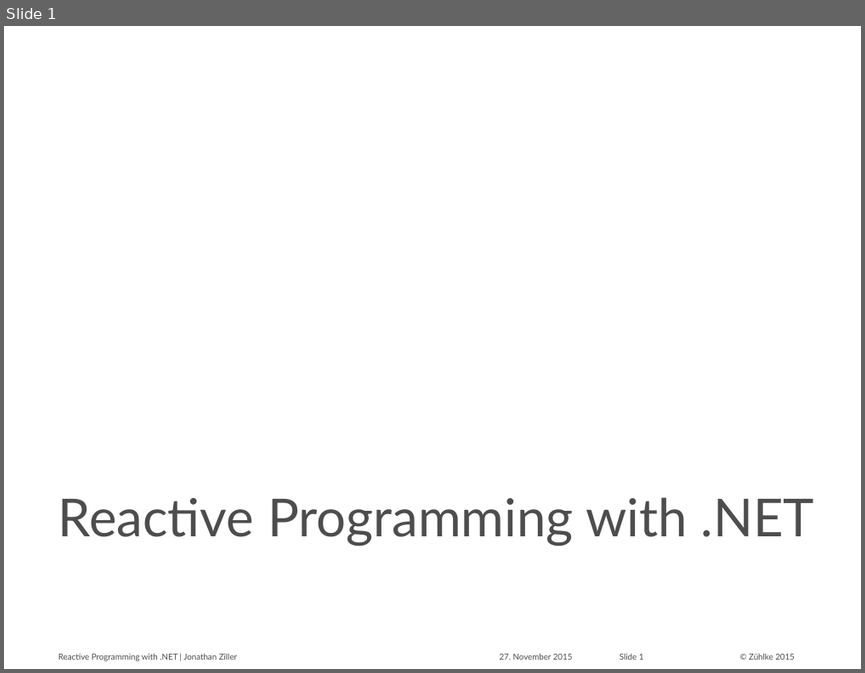
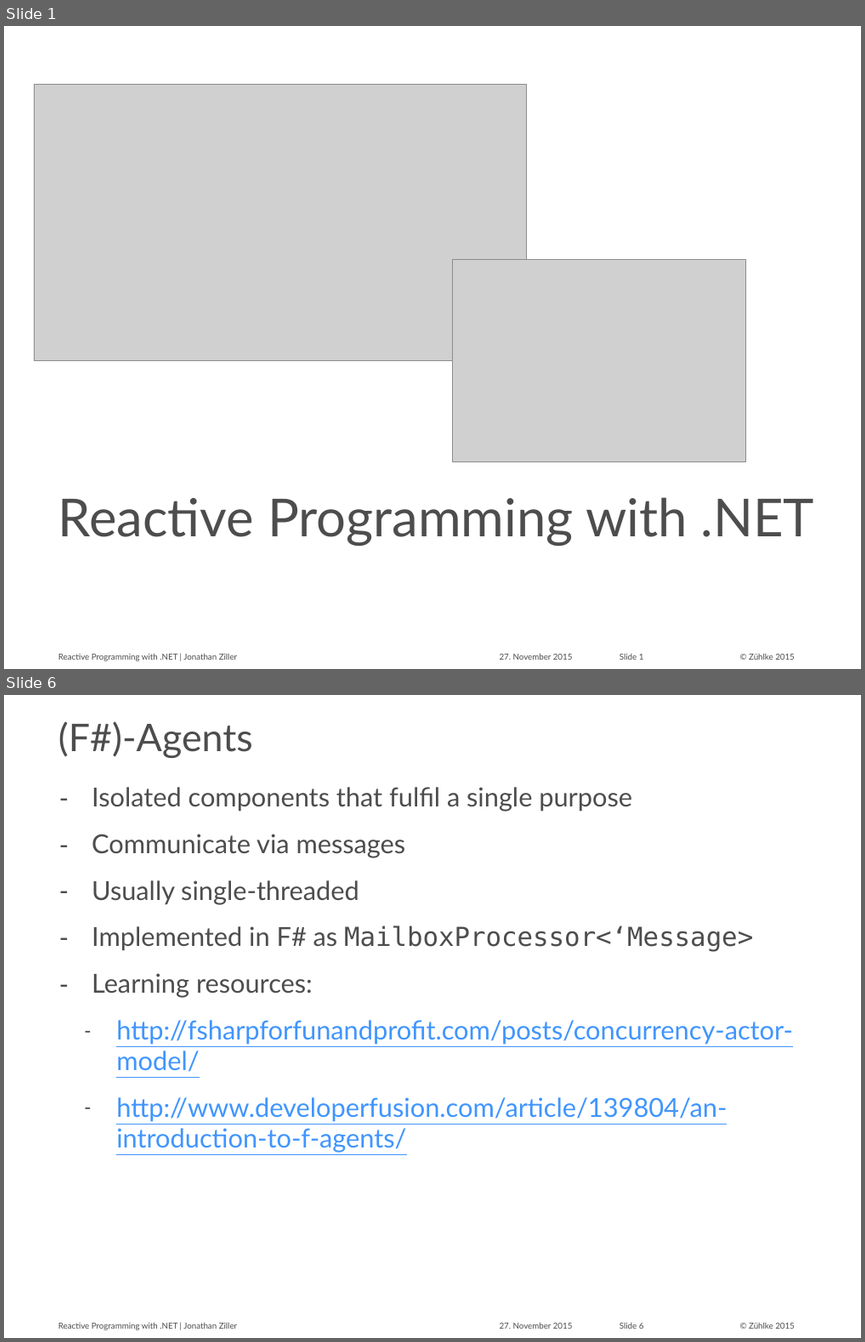
Before and after one commit to MrWolfZ/TechTalk-2015-11-27, a slide deck: Reactive Programming with .NET.pptx. Shown one above the other, each under a label of ours: slide 1 before the commit, slides 1 and 6 after it; the slides between them are not shown. The pictures are 865x673 and 865x1342 pixels, drawn with LibreOffice and Linux fonts; fonts in the diff are those of the drawing; grey boxes stand for pictures; background and template pictures are left out. Boxes give left, top, right and bottom in pixels: in the first picture for what was removed or moved away, otherwise in the second. Text is boxed around its words. In the diff, an @@ line names an element or a change of style, - is before the commit and + after.

Commit message:
updated slides

```diff
--- a/Reactive Programming with .NET.pptx
+++ b/Reactive Programming with .NET.pptx
@@ slide 6 added at (x1=4, y1=695, x2=861, y2=1338), background #FFFFFF; not listed: 4 template elements that a slide beside it also shows @@
@@ title added at (x1=58, y1=721, x2=253, y2=758), 32 pt, text #4D4D4D @@
+(F#)-Agents
@@ text added at (x1=92, y1=787, x2=793, y2=1152), 22 pt, text #4D4D4D @@
+– Isolated components that fulfil a single purpose
+– Communicate via messages
+– Usually single-threaded
+– Implemented in F# as MailboxProcessor<‘Message>
+– Learning resources:
+  – http://fsharpforfunandprofit.com/posts/concurrency-actor-model/
+  – http://www.developerfusion.com/article/139804/an-introduction-to-f-agents/
@@ slide 1 changed as well @@
@@ picture added at (x1=34, y1=85, x2=526, y2=361) @@
@@ picture added at (x1=452, y1=260, x2=745, y2=462) @@
```
Also in this commit, not shown: 6 other slides added, 7 slides removed.
